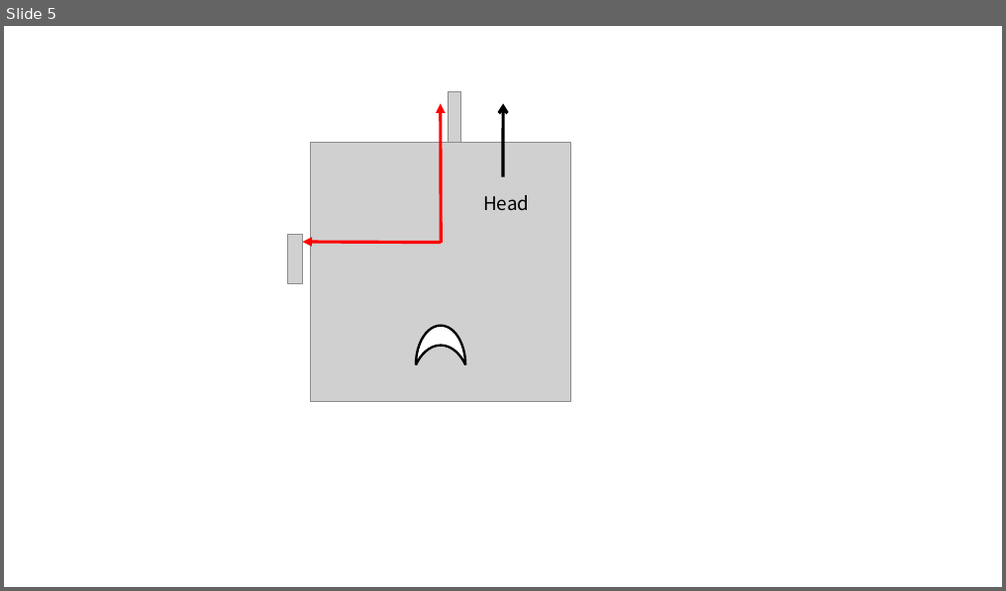
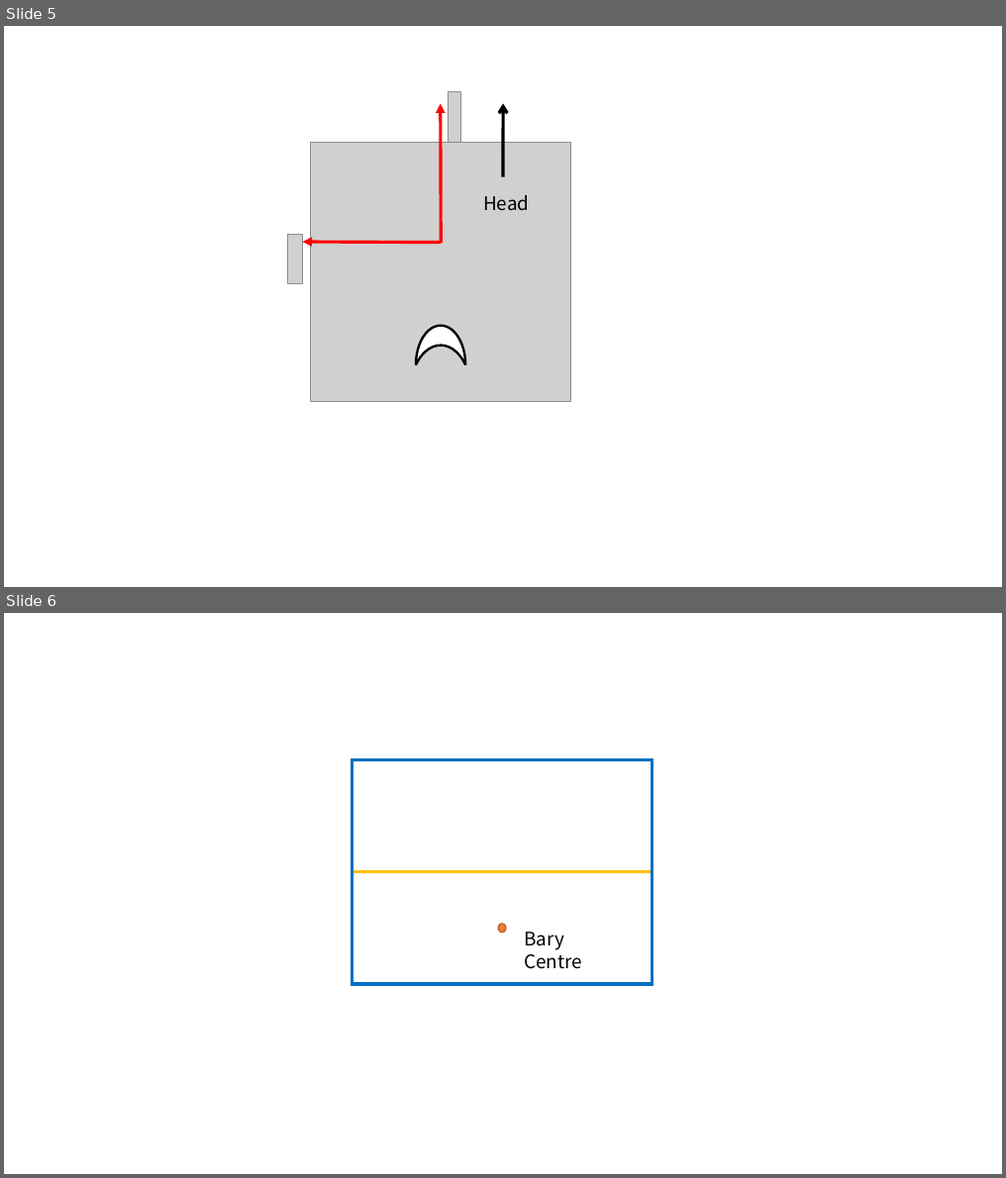
Before and after one commit to enderman19980125/2020.09_CPIPC, a slide deck: Figures.pptx. Shown one above the other, each under a label of ours: slide 5 before the commit, slides 5 and 6 after it. The pictures are 1006x591 and 1006x1178 pixels, drawn with LibreOffice and Linux fonts; fonts in the diff are those of the drawing; grey boxes stand for pictures. Boxes give left, top, right and bottom in pixels: in the first picture for what was removed or moved away, otherwise in the second. Text is boxed around its words. In the diff, an @@ line names an element or a change of style, - is before the commit and + after.

```diff
--- a/Figures.pptx
+++ b/Figures.pptx
@@ slide 6 added at [4, 613, 1002, 1174], background #FFFFFF @@
@@ rectangle added at [352, 760, 651, 984], outline #0070C0 3 pt @@
@@ line added from (651, 872) to (352, 872), #FFC000 3 pt @@
@@ ellipse added at [498, 924, 506, 933], fill #ED7D31, outline #AF5C24 1 pt @@
@@ text added at [524, 932, 582, 969], 18 pt, text #000000 @@
+Bary Centre
```
